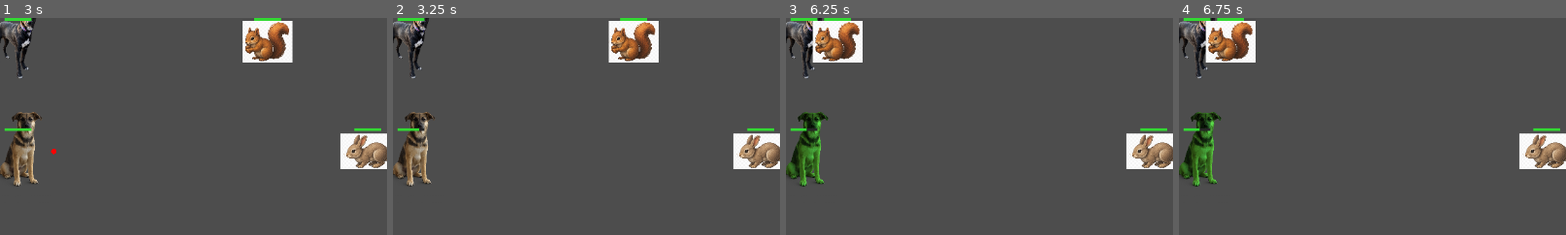
Above: before the commit, frames 1-4 (left to right).
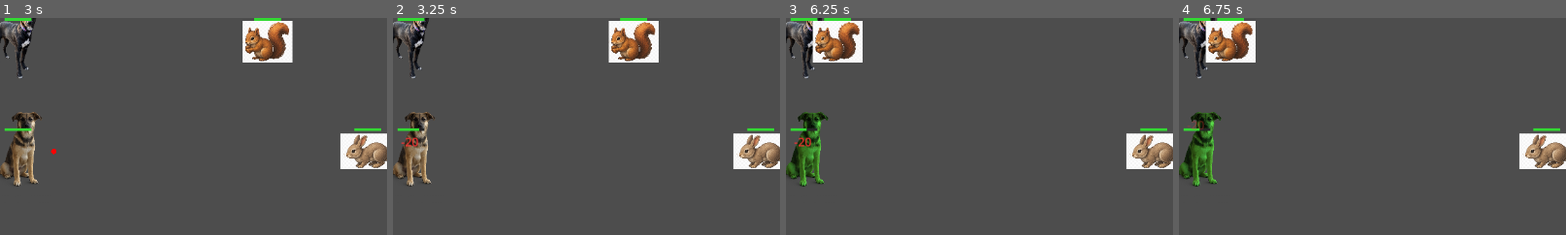
Above: after the commit, the same moments.

Repository: forsman5/volcano
Game: Godot game, scene res://scenes/menu.tscn
The game is run twice, just before and just after one commit, with the same random seed, the same clock (stepped at 60 frames per second) and the same inputs.
Inputs (mouse positions are % of the whole screen's width and height, from its top left):
- Up to frame 1 (3 s): click "Start Game" at 0.5 s; click "End Turn" at 1.25 s; click "End Turn Anyway" at 2 s; tap Enter at 2.75 s; move the mouse to (17, 50) at 2.77 s; click (17, 50) at 2.92 s
- Up to frame 2 (3.25 s): no input
- Up to frame 3 (6.25 s): move the mouse to (33, 38) at 3.52 s; click (33, 38) at 3.67 s; click "End Turn" at 4.25 s; click "End Turn Anyway" at 5 s; move the mouse to (33, 63) at 5.77 s; click (33, 63) at 5.92 s
- Up to frame 4 (6.75 s): tap Space at 6.5 s; move the mouse to (45, 70) at 6.52 s; click (45, 70) at 6.67 s
The pictures show only the part of the screen within x 31-81%, y 32-82%; the shares and areas given below are measured in that part.

Frame 1 is identical in both runs. In frame 2, 0.1% of the frame differs, in the area x 2-7%, y 54-60%; in frame 3, 0.1%; in frame 4, less than 0.1%.

Commit message:
Add floating combat text config option (default on)
- New DamageLabel node tweens a red "-N" number upward and fades it out
- take_damage() in BaseUnit spawns one on the unit's parent so it persists
  through unit death in the same frame
- show_combat_text added to USER_FIELDS/DEFAULTS and the custom config overlay

Co-Authored-By: Claude Sonnet 4.6 <noreply@anthropic.com>

Diff:
--- a/scenes/menu.tscn
+++ b/scenes/menu.tscn
@@ -95,6 +95,15 @@
 step = 0.1
 value = 1.0
 
+[node name="CombatTextRow" type="HBoxContainer" parent="ConfigOverlay/PanelCenter/Panel/Content"]
+
+[node name="CombatTextLabel" type="Label" parent="ConfigOverlay/PanelCenter/Panel/Content/CombatTextRow"]
+text = "Show Damage Numbers:"
+size_flags_horizontal = 3
+
+[node name="CombatTextCheck" type="CheckBox" parent="ConfigOverlay/PanelCenter/Panel/Content/CombatTextRow"]
+button_pressed = true
+
 [node name="Buttons" type="HBoxContainer" parent="ConfigOverlay/PanelCenter/Panel/Content"]
 theme_override_constants/separation = 8
 alignment = 1
--- a/scripts/base_unit.gd
+++ b/scripts/base_unit.gd
@@ -82,6 +82,11 @@
 	health -= amount
 	if _health_bar:
 		_health_bar.setup(health, max_health)
+	if GameConfig.show_combat_text:
+		var dmg_label := DamageLabel.new()
+		get_parent().add_child(dmg_label)
+		dmg_label.global_position = global_position + Vector2(0, -20)
+		dmg_label.setup(amount)
 	if health <= 0.0:
 		_is_dead = true
 		die()
--- /dev/null
+++ b/scripts/damage_label.gd
@@ -0,0 +1,15 @@
+class_name DamageLabel
+extends Node2D
+
+func setup(amount: float) -> void:
+	var label := Label.new()
+	label.text = "-%d" % int(amount)
+	label.add_theme_color_override("font_color", Color(1.0, 0.2, 0.2))
+	label.add_theme_font_size_override("font_size", 18)
+	label.horizontal_alignment = HORIZONTAL_ALIGNMENT_CENTER
+	label.position = Vector2(-15.0, 0.0)
+	add_child(label)
+	var tween := create_tween()
+	tween.tween_property(self, "global_position", global_position + Vector2(0, -45), 0.9)
+	tween.parallel().tween_property(self, "modulate:a", 0.0, 0.9)
+	tween.tween_callback(queue_free)
--- a/scripts/game_config.gd
+++ b/scripts/game_config.gd
@@ -9,6 +9,7 @@
 	"enemy_count",
 	"show_health_bars",
 	"speed_multiplier",
+	"show_combat_text",
 ]
 
 const DEFAULTS := {
@@ -16,12 +17,14 @@
 	"enemy_count": 2,
 	"show_health_bars": true,
 	"speed_multiplier": 1.0,
+	"show_combat_text": true,
 }
 
 var ally_count: int = 2
 var enemy_count: int = 2
 var show_health_bars: bool = true
 var speed_multiplier: float = 1.0
+var show_combat_text: bool = true
 var budget_ticks: int = 120
 
 
--- a/scripts/menu.gd
+++ b/scripts/menu.gd
@@ -5,6 +5,7 @@
 @onready var _enemy_spin: SpinBox = $ConfigOverlay/PanelCenter/Panel/Content/EnemyRow/EnemySpinBox
 @onready var _health_bars_check: CheckBox = $ConfigOverlay/PanelCenter/Panel/Content/HealthBarsRow/HealthBarsCheck
 @onready var _speed_spin: SpinBox = $ConfigOverlay/PanelCenter/Panel/Content/SpeedRow/SpeedSpinBox
+@onready var _combat_text_check: CheckBox = $ConfigOverlay/PanelCenter/Panel/Content/CombatTextRow/CombatTextCheck
 
 # Maps GameConfig field name → [control_node, control_property].
 # To add a new persisted field: add it here + one entry in game_config.gd's USER_FIELDS.
@@ -20,8 +21,9 @@
 	_field_map = {
 		"ally_count":       [_ally_spin,        "value"],
 		"enemy_count":      [_enemy_spin,        "value"],
-		"show_health_bars": [_health_bars_check, "button_pressed"],
-		"speed_multiplier": [_speed_spin,        "value"],
+		"show_health_bars": [_health_bars_check,   "button_pressed"],
+		"speed_multiplier": [_speed_spin,          "value"],
+		"show_combat_text": [_combat_text_check,   "button_pressed"],
 	}
 	_sync_ui_from_config()
 
